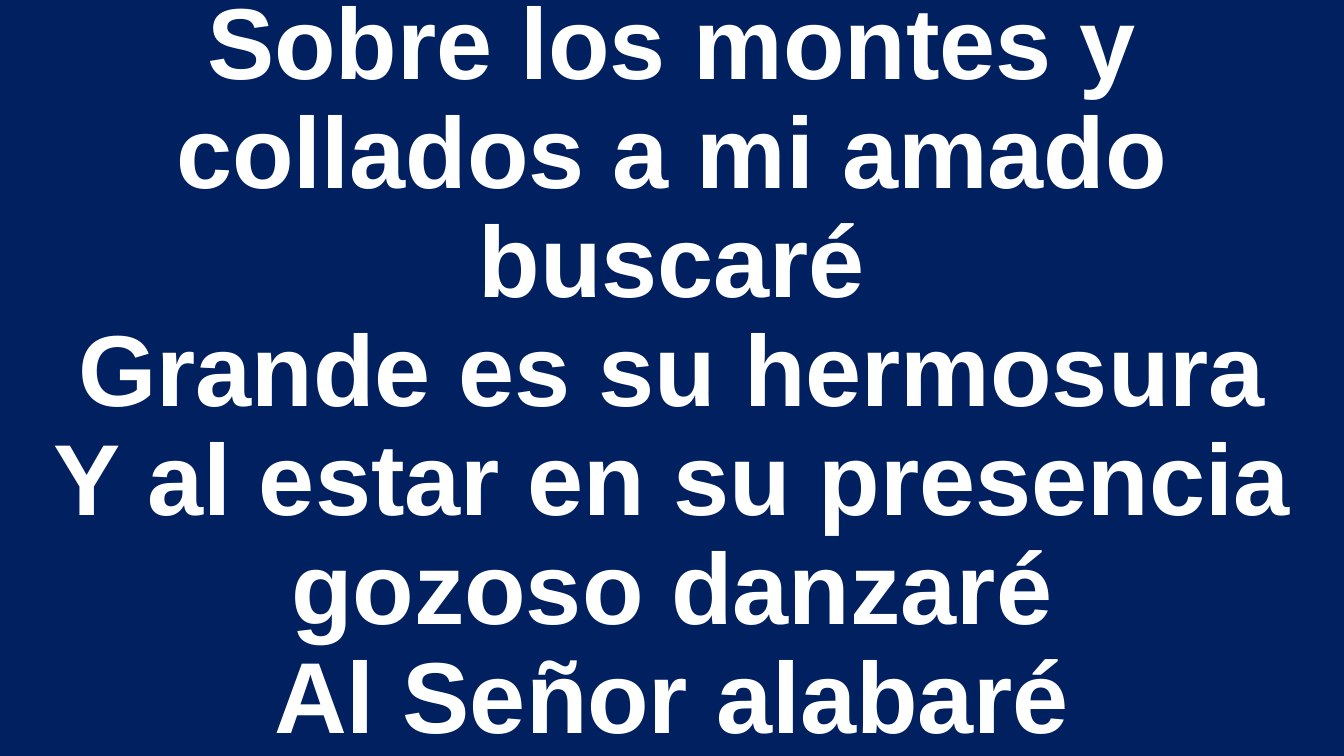
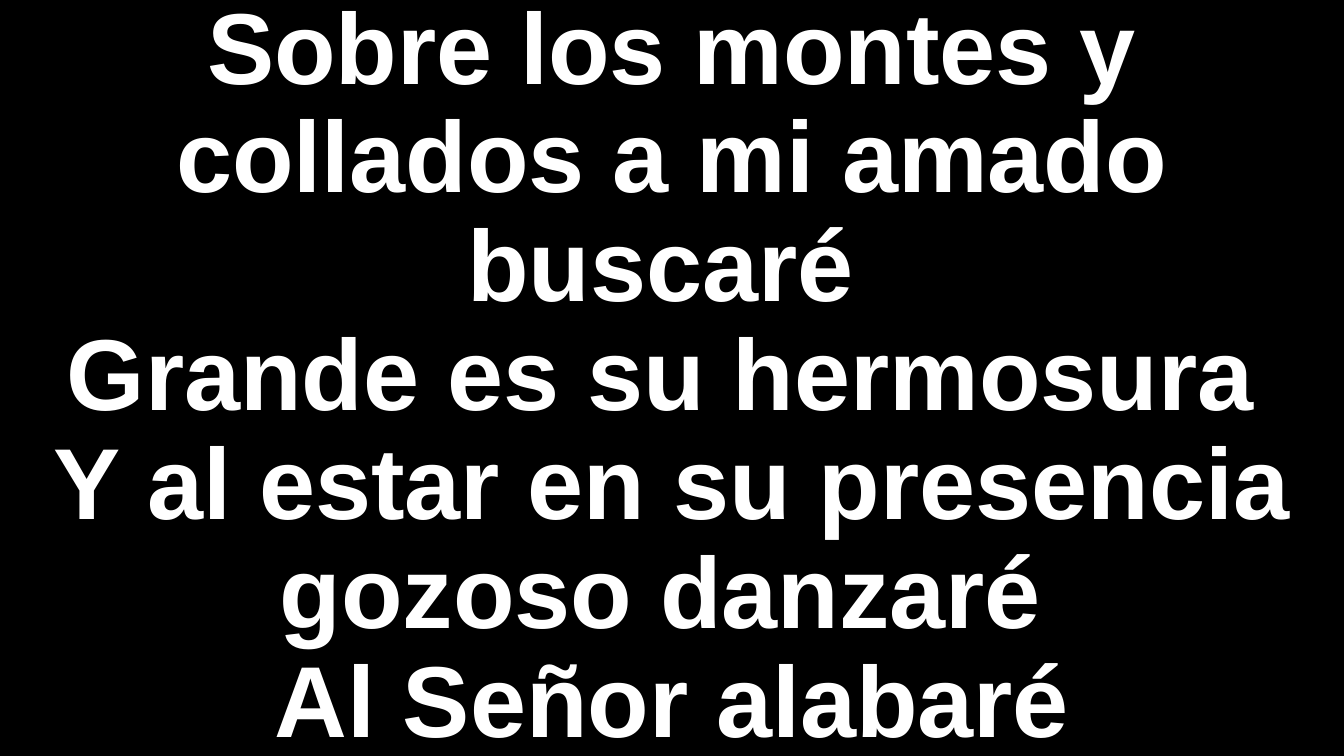
Before and after one commit to MAOAZAking/jesucristovive555, a slide deck: slide 58 of multimedia/presentaciones-power-point/letra-canciones-para-proyectar/alabanza/domingo 7 junio/letra himnos popu ri GOZATE DELANTE DEL SEÑOR ME GOZARE EN TU PRESENCIA JEHOVA.pptx (slide 28 before the commit). Drawn at 1344x756 pixels with LibreOffice and Linux fonts; fonts in the diff are those of the drawing. Boxes give left, top, right and bottom in pixels: in the first picture for what was removed or moved away, otherwise in the second. Text is boxed around its words. In the diff, an @@ line names an element or a change of style, - is before the commit and + after.

```diff
--- a/multimedia/presentaciones-power-point/letra-canciones-para-proyectar/alabanza/domingo 7 junio/letra himnos popu ri GOZATE DELANTE DEL SEÑOR ME GOZARE EN TU PRESENCIA JEHOVA.pptx
+++ b/multimedia/presentaciones-power-point/letra-canciones-para-proyectar/alabanza/domingo 7 junio/letra himnos popu ri GOZATE DELANTE DEL SEÑOR ME GOZARE EN TU PRESENCIA JEHOVA.pptx
@@ background #002060 to #000000 @@
@@ title "Sobre los montes y collados ..." at bbox=[54, 11, 1289, 738]: vertical alignment bottom to middle @@
```
Also in this commit, not shown: 3 other slides changed.
